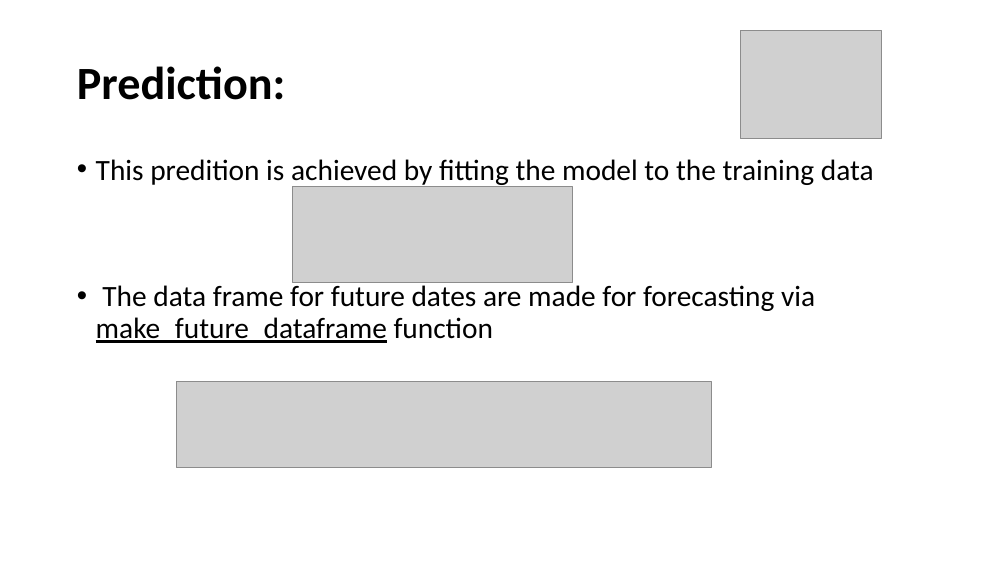
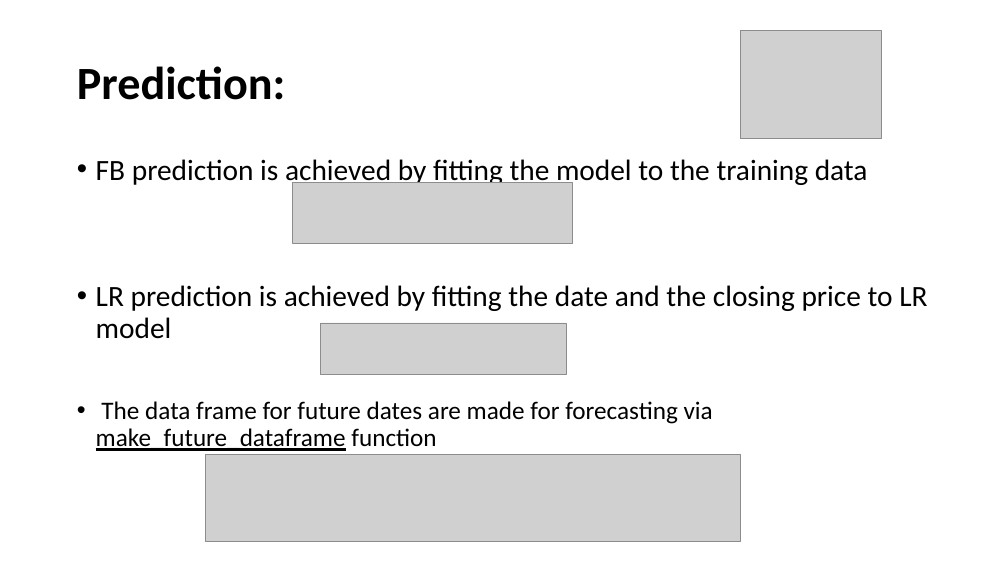
Before and after one commit to ahmadfarouk/FinalProject, a slide deck: slide 5 of Presentation.pptx. Drawn at 1008x567 pixels with LibreOffice and Linux fonts; fonts in the diff are those of the drawing; grey boxes stand for pictures. Boxes give left, top, right and bottom in pixels: in the first picture for what was removed or moved away, otherwise in the second. Text is boxed around its words. In the diff, an @@ line names an element or a change of style, - is before the commit and + after.

```diff
--- a/Presentation.pptx
+++ b/Presentation.pptx
@@ text at bbox=[96, 159, 927, 339]: text changed @@
-• This predition is achieved by fitting the model to the training data
+• FB prediction is achieved by fitting the model to the training data
+• LR prediction is achieved by fitting the date and the closing price to LR model
@@ picture: place and size @@
-picture at bbox=[293, 186, 572, 282]
+picture at bbox=[293, 182, 572, 243]
@@ picture added at bbox=[321, 323, 566, 375] @@
@@ text at bbox=[96, 401, 713, 451]: size 28 to 24 pt in "The data frame for future dates are ..." @@
@@ picture: place and size @@
-picture at bbox=[177, 381, 712, 468]
+picture at bbox=[206, 455, 740, 542]
```
Also in this commit, not shown: 5 other slides changed.
